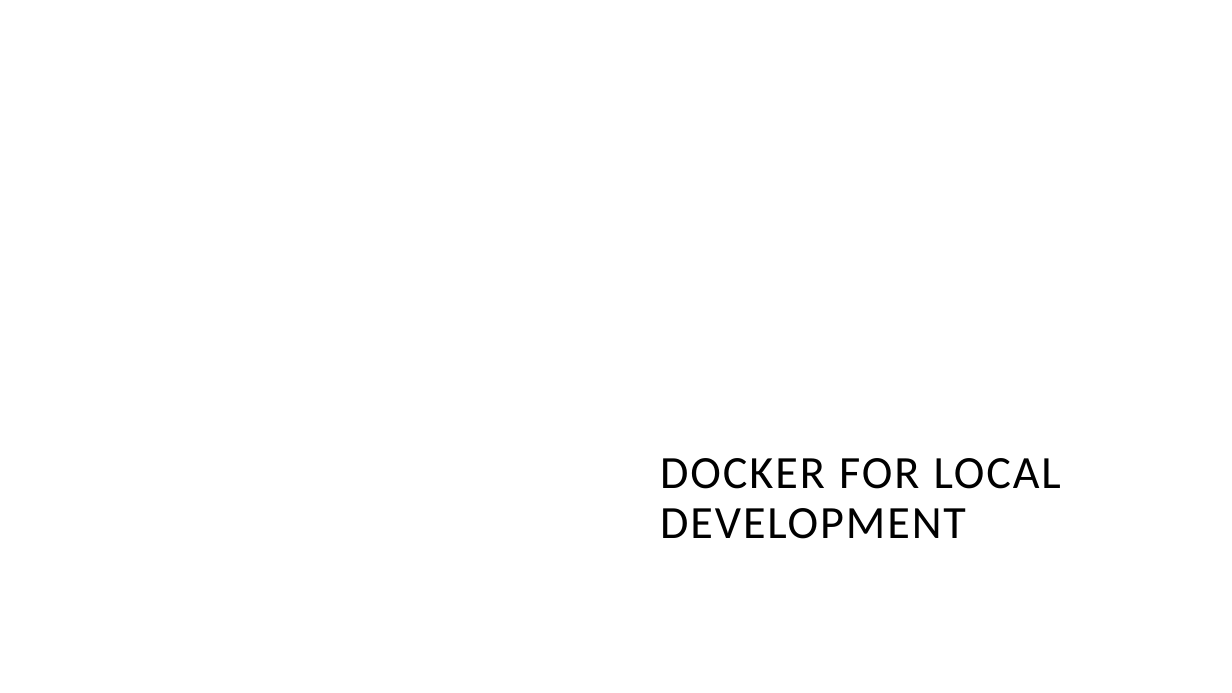
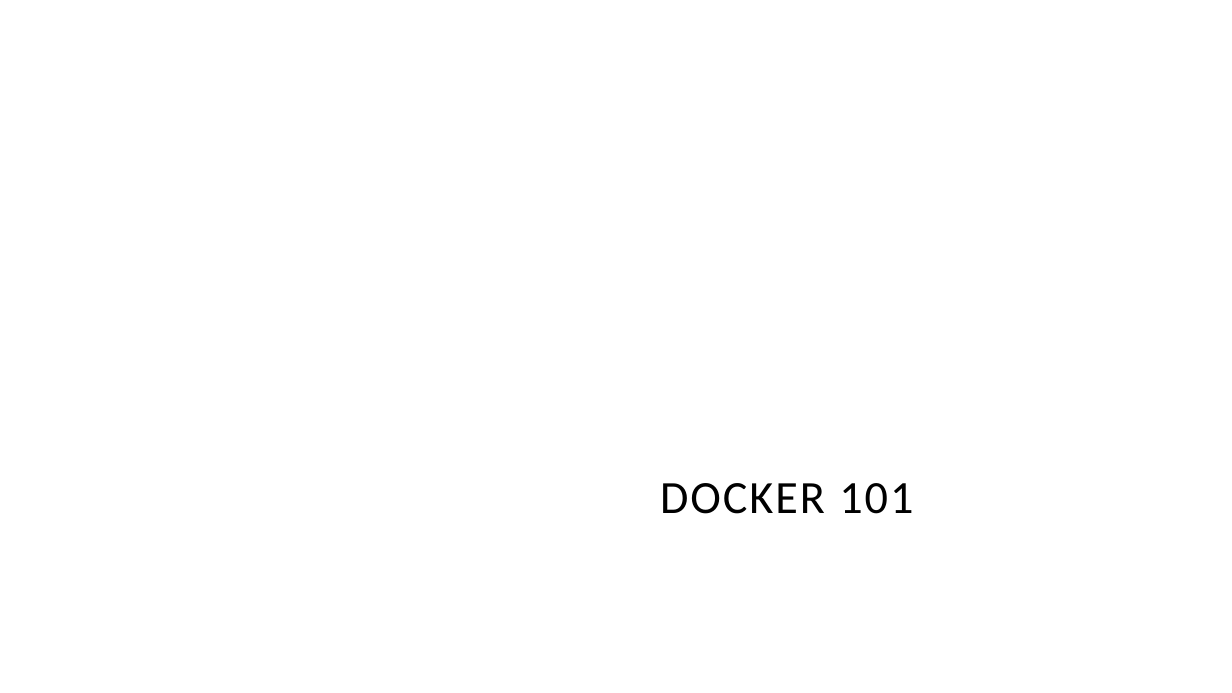
Before and after one commit to Shak-o/C-Examples, a slide deck: slide 1 of Docker/Docs/Slides/Docker for Local Development.pptx. Drawn at 1232x693 pixels with LibreOffice and Linux fonts; fonts in the diff are those of the drawing; background and template pictures are left out. Boxes give left, top, right and bottom in pixels: in the first picture for what was removed or moved away, otherwise in the second. Text is boxed around its words. In the diff, an @@ line names an element or a change of style, - is before the commit and + after.

```diff
--- a/Docker/Docs/Slides/Docker for Local Development.pptx
+++ b/Docker/Docs/Slides/Docker for Local Development.pptx
@@ title at (660, 483, 913, 514): text changed @@
-DOCKER FOR LOCAL DEVELOPMENT
+DOCKER 101
```
Also in this commit, not shown: 3 other slides changed, 7 slides added, 1 other file.
